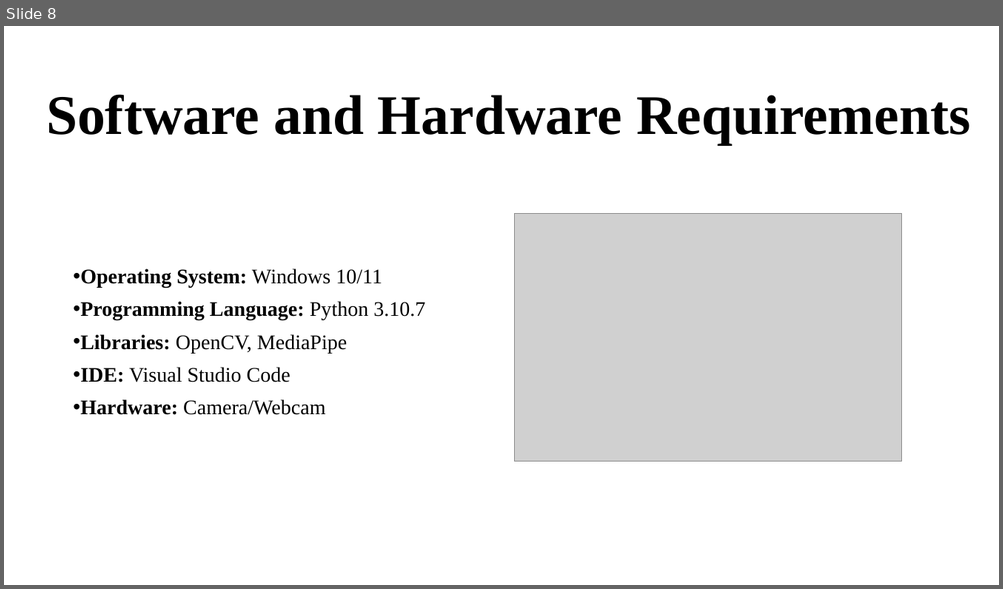
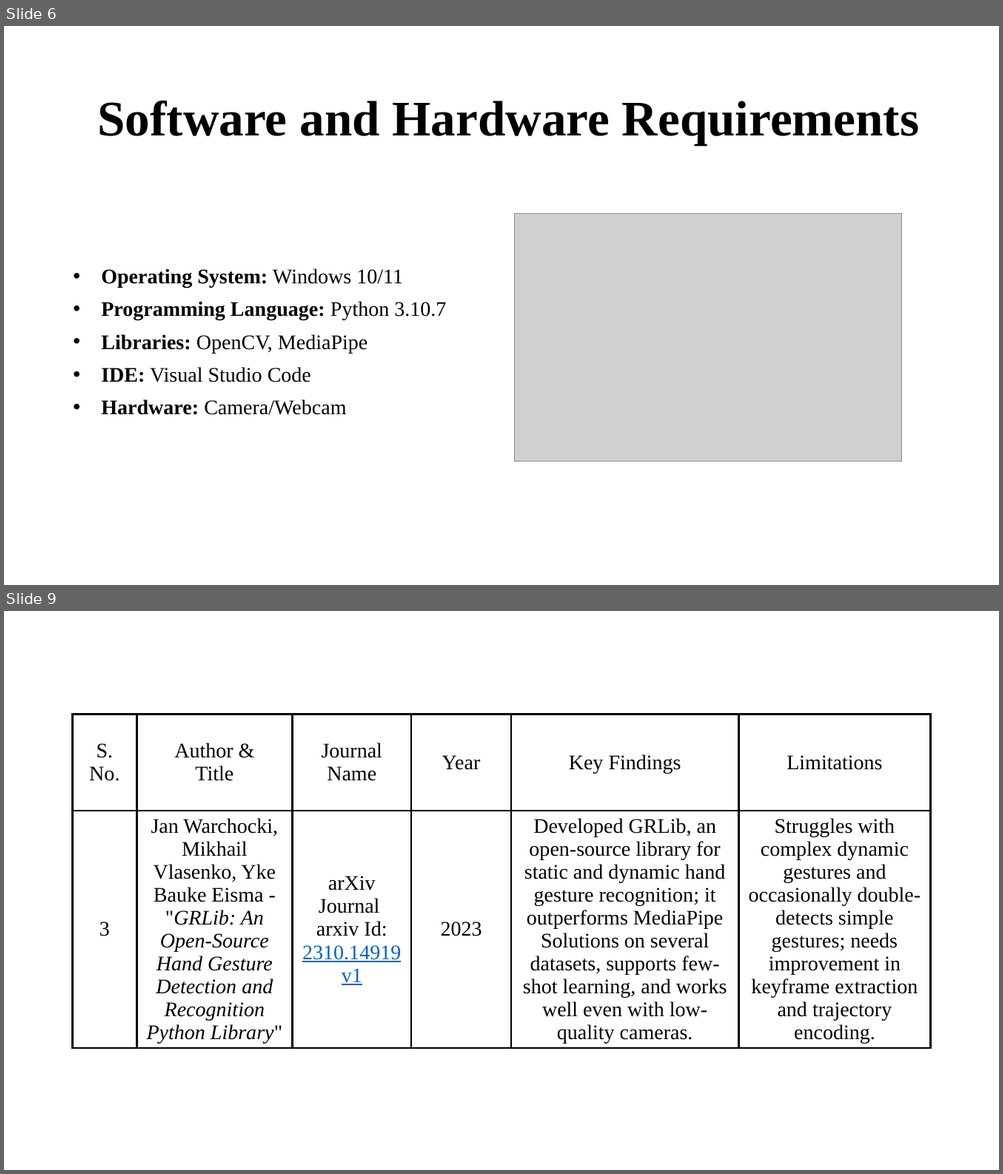
Before and after one commit to Gbhanuteja22/GestureArt, a slide deck: GestureArt.pptx. Shown one above the other, each under a label of ours: slide 8 before the commit, slides 6 and 9 after it; the slides between them are not shown. The pictures are 1003x589 and 1003x1174 pixels, drawn with LibreOffice and Linux fonts; fonts in the diff are those of the drawing; grey boxes stand for pictures; background and template pictures are left out. Boxes give left, top, right and bottom in pixels: in the first picture for what was removed or moved away, otherwise in the second. Text is boxed around its words. In the diff, an @@ line names an element or a change of style, - is before the commit and + after.

```diff
--- a/GestureArt.pptx
+++ b/GestureArt.pptx
@@ slide 9 added at box(4, 611, 999, 1170), background #FFFFFF @@
@@ table added at box(73, 715, 930, 1067), 2 rows, 6 columns @@
+S. No. | Author & / Title | Journal Name | Year | Key Findings | Limitations
+3 | Jan Warchocki, Mikhail Vlasenko, Yke Bauke Eisma - "GRLib: An Open-Source Hand Gesture Detection and Recognition Python Library" | arXiv Journal / arxiv Id: 2310.14919v1 | 2023 | Developed GRLib, an open-source library for static and dynamic hand gesture recognition; it outperforms MediaPipe Solutions on several datasets, supports few-shot learning, and works well even with low-quality cameras. | Struggles with complex dynamic gestures and occasionally double-detects simple gestures; needs improvement in keyframe extraction and trajectory encoding.
@@ what was slide 8 is now slide 6 @@
@@ slide 6 changed as well @@
@@ title "Software and Hardware Requirements" at box(98, 100, 919, 145): size 54 to 48 pt @@
@@ subtitle "Operating System: Windows 10/11" at box(101, 269, 446, 415): indent changed @@
```
Also in this commit, not shown: 5 other slides changed, 18 other slides added, 4 slides removed, 16 other files.
